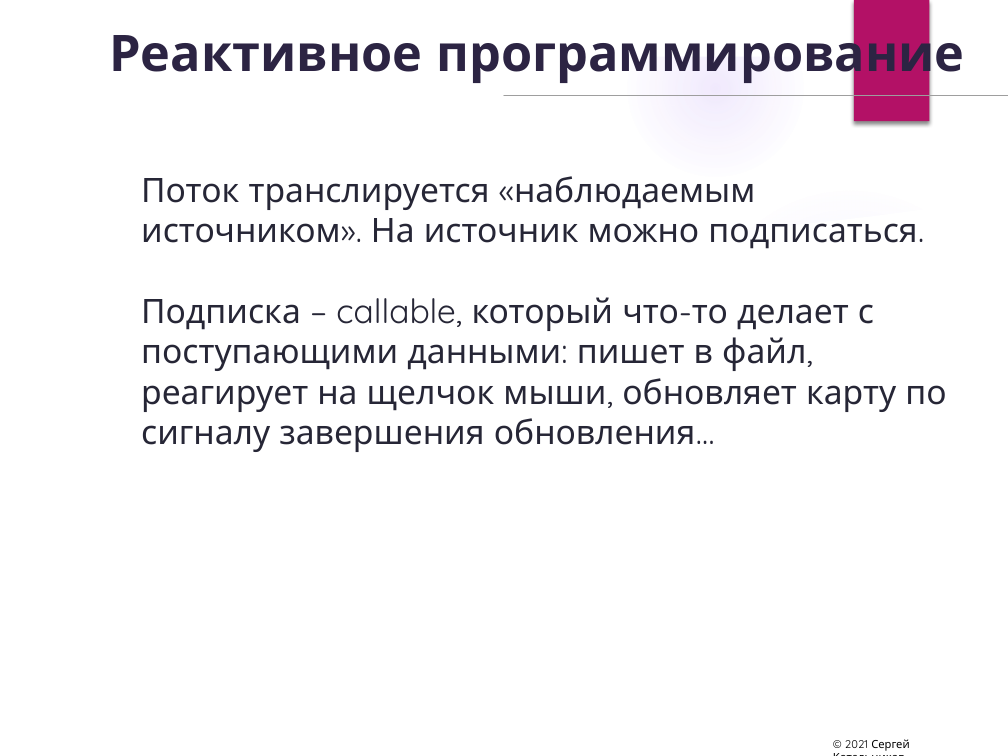
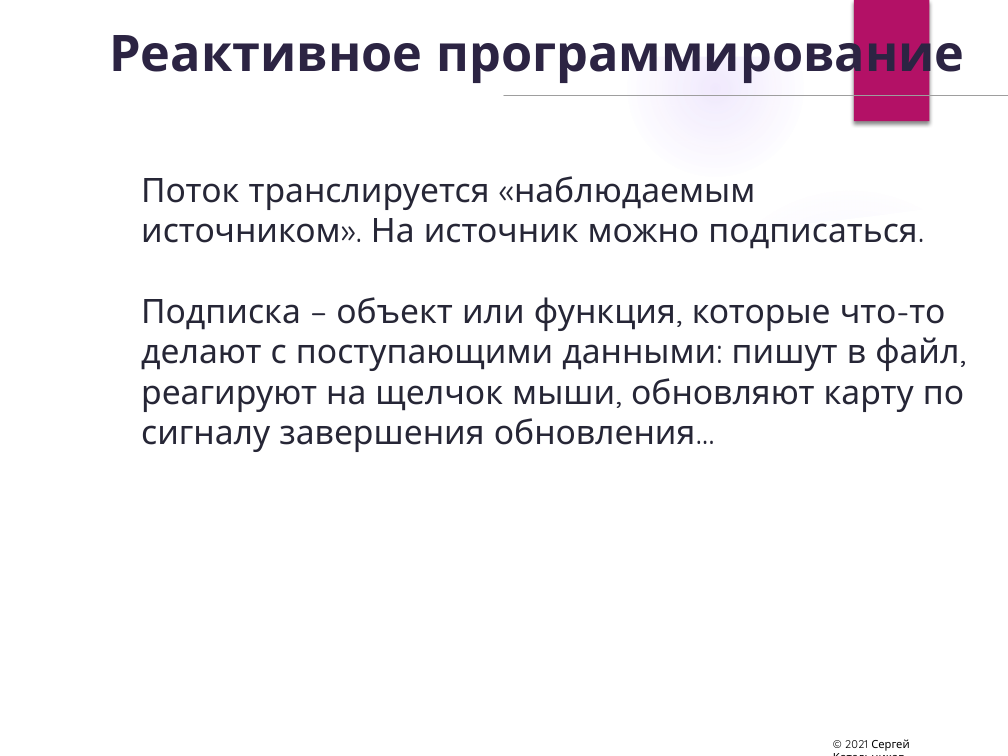
Before and after one commit to sergrt/tirx-example, a slide deck: slide 39 of rx_presentation.pptx. Drawn at 1008x756 pixels with LibreOffice and Linux fonts; fonts in the diff are those of the drawing; background and template pictures are left out. Boxes give left, top, right and bottom in pixels: in the first picture for what was removed or moved away, otherwise in the second. Text is boxed around its words. In the diff, an @@ line names an element or a change of style, - is before the commit and + after.

```diff
--- a/rx_presentation.pptx
+++ b/rx_presentation.pptx
@@ text at (141,297,964,452): text changed @@
-Подписка – callable, который что-то делает с поступающими данными: пишет в файл, реагирует на щелчок мыши, обновляет карту по сигналу завершения обновления…
+Подписка – объект или функция, которые что-то делают с поступающими данными: пишут в файл, реагируют на щелчок мыши, обновляют карту по сигналу завершения обновления…
```
Also in this commit, not shown: 33 other slides changed, 4 slides added, 1 slide removed.
